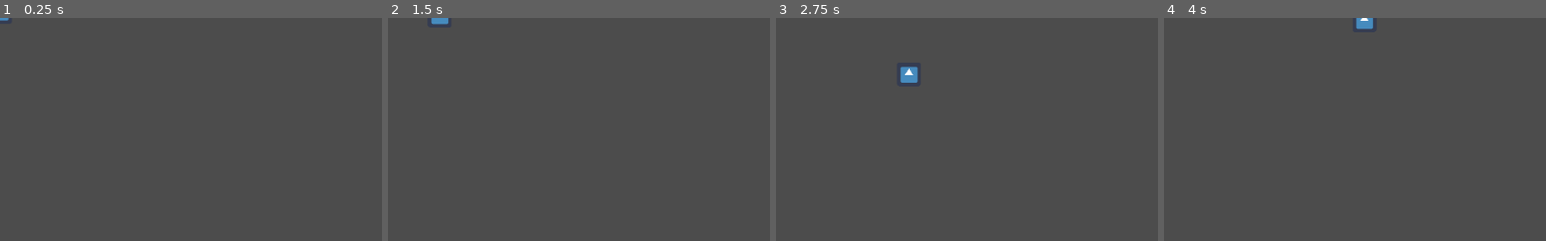
Above: before the commit, frames 1-4 (left to right).
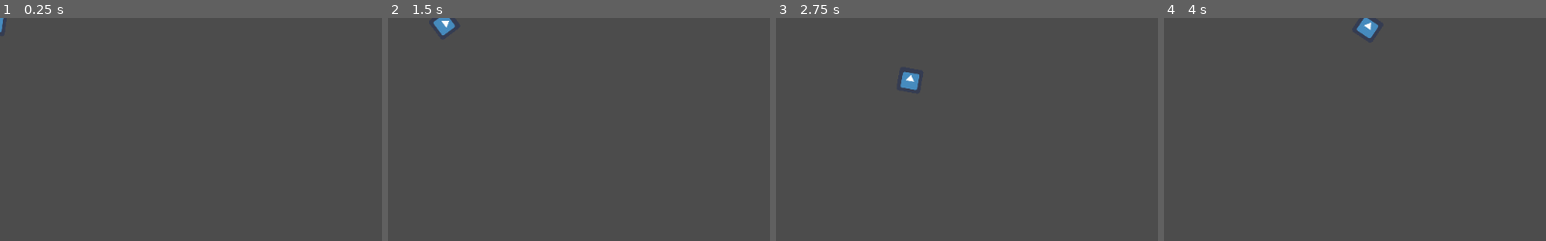
Above: after the commit, the same moments.

Repository: goodguyplayer/GameJam-GWJ54
Game: Godot game, scene res://player/Player.tscn
The game is run twice, just before and just after one commit, with the same random seed, the same clock (stepped at 60 frames per second) and the same inputs. The project has no main scene, so this scene is started directly. The engine's default icon, where the game draws it, is replaced by a stand-in: a white triangle on a blue panel in a dark square.
Inputs (mouse positions are % of the whole screen's width and height, from its top left):
- Up to frame 1 (0.25 s): no input
- Up to frame 2 (1.5 s): tap Enter at 0.5 s; move the mouse to (72, 45) at 0.52 s; hold Right (ui_right) 0.53-1.28 s; tap Q (ui_curse) at 0.6, 1.35 s; tap Space at 1.25 s; move the mouse to (30, 55) at 1.27 s; hold Down (ui_down) from 1.28 s (still down)
- Up to frame 3 (2.75 s): move the mouse to (60, 28) at 2.02 s; release Down (ui_down) at 2.03 s; hold Right (ui_right) from 2.03 s (still down); tap Q (ui_curse) at 2.1 s
- Up to frame 4 (4 s): move the mouse to (45, 70) at 2.77 s; release Right (ui_right) at 2.78 s; hold Up (ui_up) 2.78-3.53 s; tap Q (ui_curse) at 2.85, 3.6 s; move the mouse to (80, 65) at 3.52 s; hold Left (ui_left) from 3.53 s (still down)
The pictures show only the part of the screen within x 0-50%, y 0-50%; the shares and areas given below are measured in that part.

The runs differ from the first frame. In frame 1, less than 0.1% of the frame differs, in the area x 0-3%, y 0-7%; in frame 2, 0.3%; in frame 3, 0.4%, in the area x 32-38%, y 21-33%; in frame 4, 0.3%.

Commit message:
Player Upate - Part 3
Player now looks at mouse instead of rotating by user input

Diff:
--- a/player/Player.gd
+++ b/player/Player.gd
@@ -29,6 +29,10 @@
 	animation_tree.active = true
 
 
+func _process(delta):
+	look_at(get_global_mouse_position())
+
+
 func _physics_process(delta):
 	match state:
 		MOVE:
@@ -55,12 +59,13 @@
 
 	if input_vector != Vector2.ZERO:
 		roll_vector = input_vector
-		animation_tree.set("parameters/Idle/blend_position", input_vector)
-		animation_tree.set("parameters/Curse/blend_position", input_vector)
-		animation_tree.set("parameters/Dodge/blend_position", input_vector)
-		animation_tree.set("parameters/Weapon/blend_position", input_vector)
-		animation_tree.set("parameters/Melee/blend_position", input_vector)
-		animation_tree.set("parameters/Move/blend_position", input_vector)
+		var facing_vector = get_global_mouse_position()
+		animation_tree.set("parameters/Idle/blend_position", facing_vector)
+		animation_tree.set("parameters/Curse/blend_position", facing_vector)
+		animation_tree.set("parameters/Dodge/blend_position", facing_vector)
+		animation_tree.set("parameters/Weapon/blend_position", facing_vector)
+		animation_tree.set("parameters/Melee/blend_position", facing_vector)
+		animation_tree.set("parameters/Move/blend_position", facing_vector)
 		animation_state.travel("Move")
 		velocity = velocity.move_toward(input_vector * max_speed, acceleration * delta)
 	else:
--- a/player/Player.tscn
+++ b/player/Player.tscn
@@ -7,7 +7,7 @@
 
 [sub_resource type="CapsuleShape2D" id=1]
 radius = 8.0
-height = 16.0
+height = 14.0
 
 [sub_resource type="Animation" id=80]
 length = 0.001
@@ -770,6 +770,7 @@
 height = 0.0
 
 [node name="Player" type="KinematicBody2D"]
+position = Vector2( 0, 8 )
 script = ExtResource( 2 )
 
 [node name="Sprite" type="Sprite" parent="."]
@@ -778,6 +779,7 @@
 texture = ExtResource( 1 )
 
 [node name="CollisionShape2D" type="CollisionShape2D" parent="."]
+position = Vector2( 0, -8 )
 rotation = 1.5708
 shape = SubResource( 1 )
 
--- a/project.godot
+++ b/project.godot
@@ -52,14 +52,15 @@
 "events": [ Object(InputEventKey,"resource_local_to_scene":false,"resource_name":"","device":0,"alt":false,"shift":false,"control":false,"meta":false,"command":false,"pressed":false,"scancode":16777237,"physical_scancode":0,"unicode":0,"echo":false,"script":null)
  ]
 }
+ui_curse={
+"deadzone": 0.5,
+"events": [ Object(InputEventKey,"resource_local_to_scene":false,"resource_name":"","device":0,"alt":false,"shift":false,"control":false,"meta":false,"command":false,"pressed":false,"scancode":81,"physical_scancode":0,"unicode":0,"echo":false,"script":null)
+ ]
+}
 ui_attack={
 "deadzone": 0.5,
 "events": [ Object(InputEventKey,"resource_local_to_scene":false,"resource_name":"","device":0,"alt":false,"shift":false,"control":false,"meta":false,"command":false,"pressed":false,"scancode":69,"physical_scancode":0,"unicode":0,"echo":false,"script":null)
- ]
-}
-ui_curse={
-"deadzone": 0.5,
-"events": [ Object(InputEventKey,"resource_local_to_scene":false,"resource_name":"","device":0,"alt":false,"shift":false,"control":false,"meta":false,"command":false,"pressed":false,"scancode":81,"physical_scancode":0,"unicode":0,"echo":false,"script":null)
+, Object(InputEventMouseButton,"resource_local_to_scene":false,"resource_name":"","device":0,"alt":false,"shift":false,"control":false,"meta":false,"command":false,"button_mask":0,"position":Vector2( 0, 0 ),"global_position":Vector2( 0, 0 ),"factor":1.0,"button_index":1,"pressed":false,"doubleclick":false,"script":null)
  ]
 }
 
